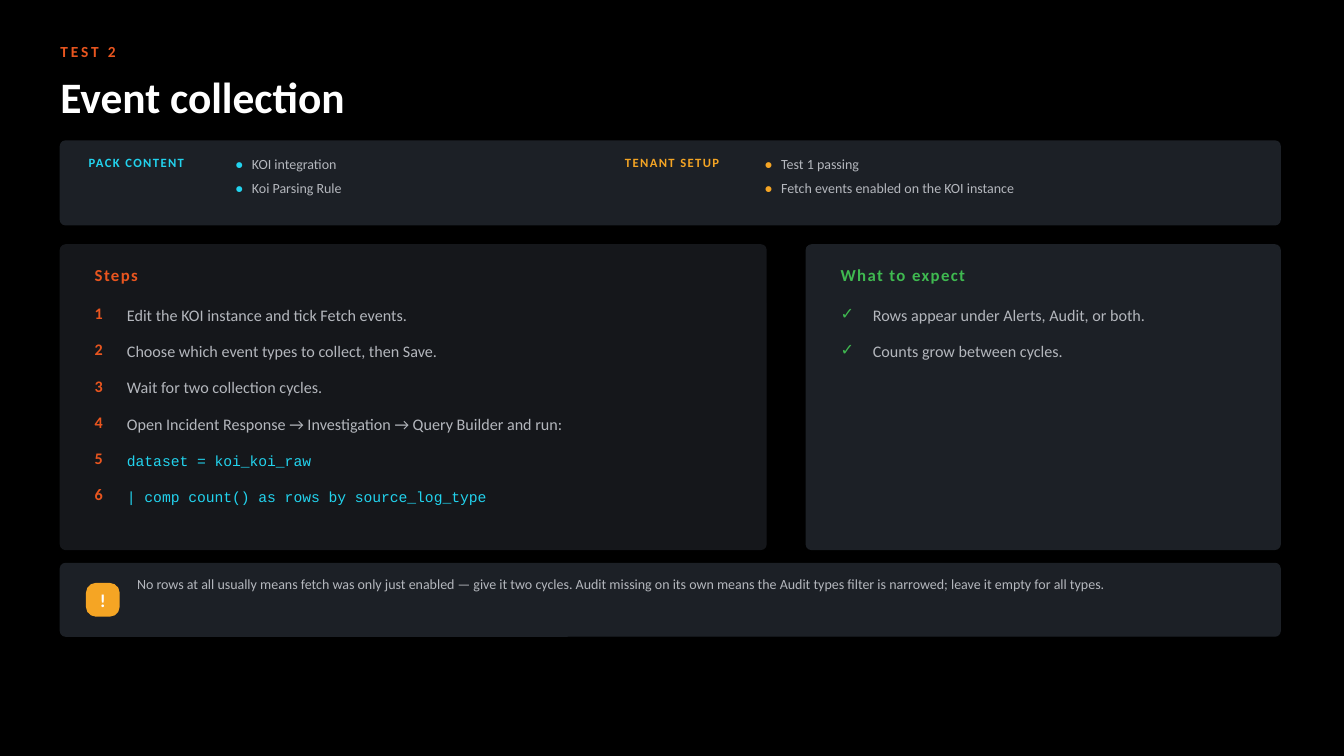
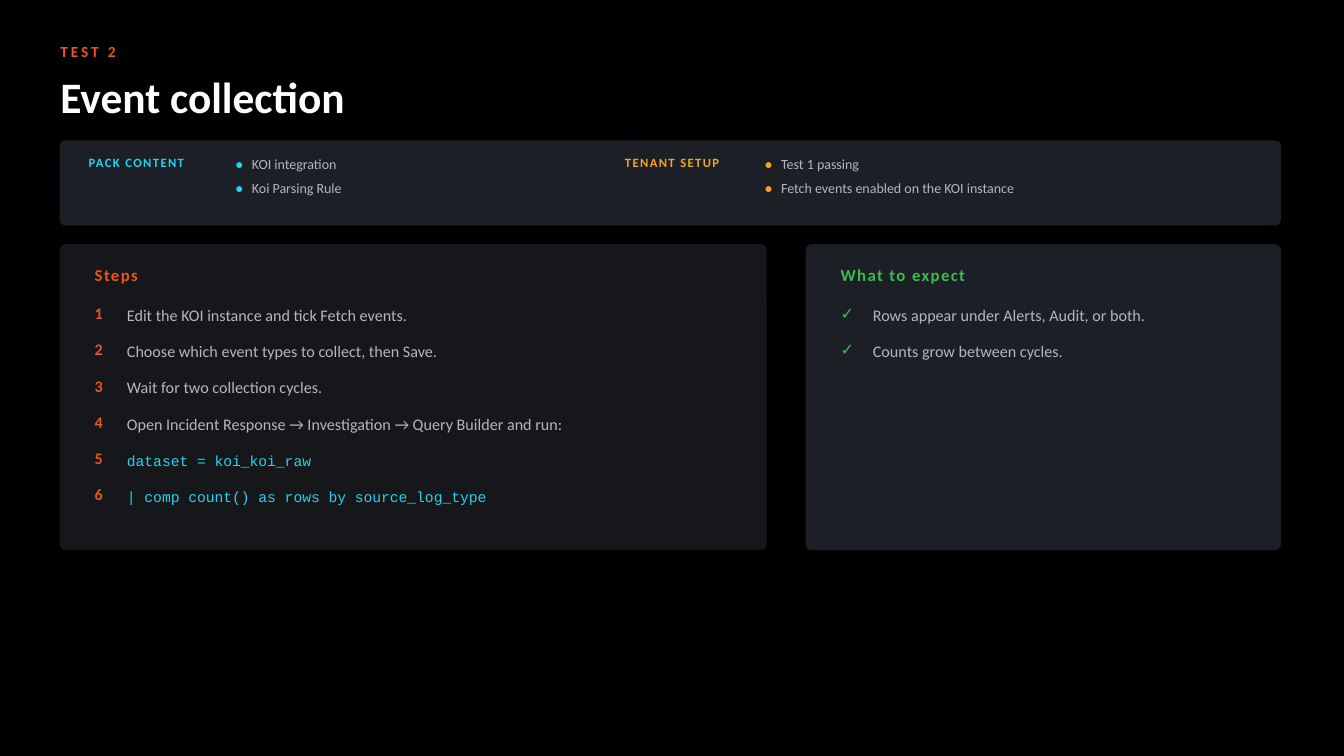
Before and after one commit to ayman-m/koi-xsiam-pack, a slide deck: slide 8 of docs/KOI_Content_Pack_Test_Guide.pptx. Drawn at 1344x756 pixels with LibreOffice and Linux fonts; fonts in the diff are those of the drawing. Boxes give left, top, right and bottom in pixels: in the first picture for what was removed or moved away, otherwise in the second. Text is boxed around its words. In the diff, an @@ line names an element or a change of style, - is before the commit and + after.

```diff
--- a/docs/KOI_Content_Pack_Test_Guide.pptx
+++ b/docs/KOI_Content_Pack_Test_Guide.pptx
@@ rounded rectangle removed at (60, 564, 1280, 636) @@
@@ rounded rectangle removed at (87, 584, 119, 616) @@
@@ text removed at (87, 584, 119, 616) @@
-!
@@ text removed at (137, 579, 1104, 592) @@
-No rows at all usually means fetch was only just enabled — give it two cycles. Audit missing on its own means the Audit types filter is narrowed; leave it empty for all types.
```
Also in this commit, not shown: 13 other slides changed, 1 slide removed, 2 other files.
